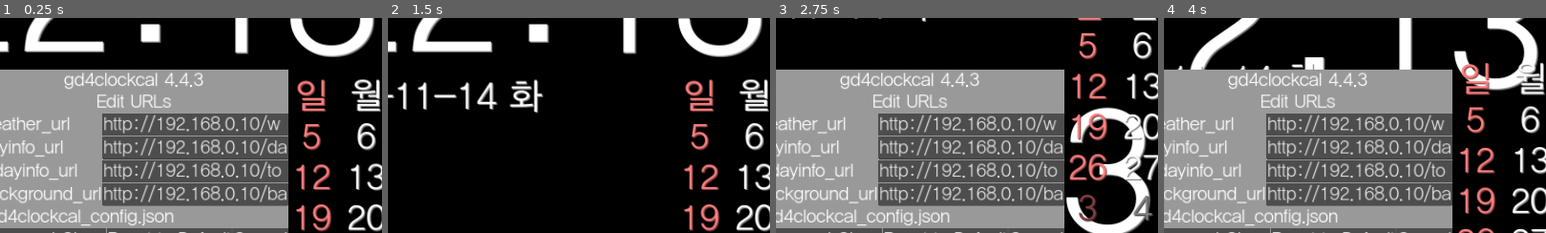
Above: before the commit, frames 1-4 (left to right).
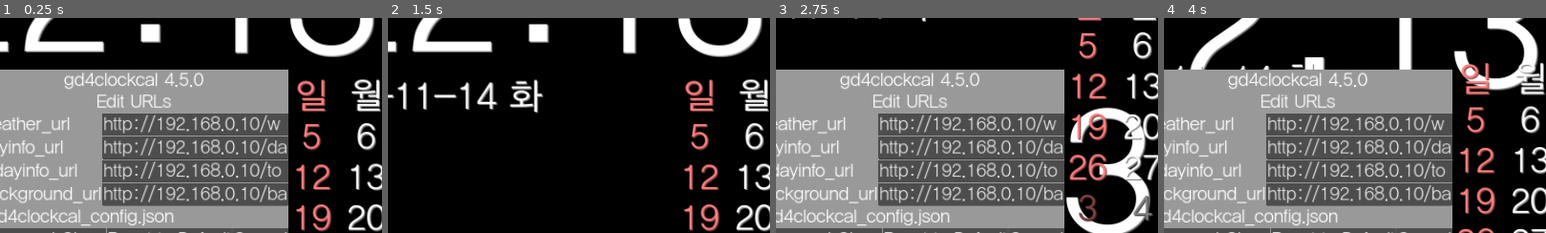
Above: after the commit, the same moments.

Repository: kasworld/gd4clockcal
Game: Godot game, scene res://main.tscn
Two runs of this game, one before a commit and one after it. Both use one fixed random seed, a clock stepped at 60 frames per second and the inputs below.
Inputs (mouse positions are % of the whole screen's width and height, from its top left):
- Up to frame 1 (0.25 s): no input
- Up to frame 2 (1.5 s): tap Enter at 0.5, 0.6, 1.35 s; move the mouse to (72, 45) at 0.52 s; hold Up 0.53-1.28 s; click (72, 45) at 0.67 s; tap Space at 0.77 s; move the mouse to (30, 55) at 1.27 s; click (30, 55) at 1.42 s
- Up to frame 3 (2.75 s): tap Space at 1.52 s; move the mouse to (60, 28) at 2.02 s; hold Up from 2.03 s (still down); tap Enter at 2.1 s; click (60, 28) at 2.17 s
- Up to frame 4 (4 s): move the mouse to (45, 70) at 2.77 s; tap Enter at 2.85, 3.6 s; click (45, 70) at 2.92 s; tap Space at 3.02, 3.77 s; move the mouse to (80, 65) at 3.52 s; release Up at 3.53 s; click (80, 65) at 3.67 s
The pictures show only the part of the screen within x 13-63%, y 21-71%; the shares and areas given below are measured in that part.

The runs differ from the first frame. In frame 1, 0.1% of the frame differs, in the area x 47-54%, y 25-32%; in frame 2, nothing differs; in frame 3, 0.1%; in frame 4, 0.1%.
Error in both runs: Attempt to call function 'store_line' in base 'null instance' on a null instance. (res://config.gd:29)

Commit message:
ani move step / minute, set color mode / hour

Diff:
--- a/ani_move/ani_move.gd
+++ b/ani_move/ani_move.gd
@@ -4,6 +4,7 @@
 var state = 0
 var begin_tick = 0
 var period = 1.0
+var remain_step :int
 
 func toggle()->void:
 	if enabled:
@@ -14,9 +15,14 @@
 func start(p :float = 1)->void:
 	period = p
 	enabled = true
-	state = 0
+#	state = 0
 	begin_tick = Time.get_unix_time_from_system()
 	$Timer.start(period)
+
+# auto stop after step state change
+func start_with_step(step :int, p :float = 1, )->void:
+	remain_step = step
+	start(p)
 
 func stop()->void:
 	enabled = false
@@ -41,3 +47,6 @@
 func _on_timer_timeout() -> void:
 	state += 1
 	begin_tick = Time.get_unix_time_from_system()
+	if remain_step > 0 :
+		remain_step -= 1
+		stop()
--- a/config.gd
+++ b/config.gd
@@ -10,7 +10,7 @@
 	]
 
 var config = {
-	version_key : "gd4clockcal 4.4.3",
+	version_key : "gd4clockcal 4.5.0",
 	"weather_url" : "http://192.168.0.10/weather.txt",
 	"dayinfo_url" : "http://192.168.0.10/dayinfo.txt",
 	"todayinfo_url" : "http://192.168.0.10/todayinfo.txt",
--- a/main.gd
+++ b/main.gd
@@ -155,20 +155,18 @@
 	$Calendar.update_color()
 
 # change dark mode by time
-var old_time_dict = Time.get_datetime_dict_from_system() # datetime dict
+var old_hour_dict = Time.get_datetime_dict_from_system() # datetime dict
+var old_minute_dict = Time.get_datetime_dict_from_system() # datetime dict
 func _on_timer_day_night_timeout() -> void:
 #	var bg = Global.make_gray_by_time()
 #	RenderingServer.set_default_clear_color(bg)
 #	print_debug(bg)
 #	return
 	var time_now_dict = Time.get_datetime_dict_from_system()
-	if old_time_dict["hour"] != time_now_dict["hour"]:
-		old_time_dict = time_now_dict
-		match time_now_dict["hour"]:
-			6:
-				update_color(false)
-			18:
-				update_color(true)
-			_:
-#				update_color(not Global.dark_mode)
-				pass
+	if old_minute_dict["minute"] != time_now_dict["minute"]:
+		$AniMove.start_with_step(1)
+		old_minute_dict = time_now_dict
+
+	if old_hour_dict["hour"] != time_now_dict["hour"]:
+		update_color(get_color_by_time())
+		old_hour_dict = time_now_dict
